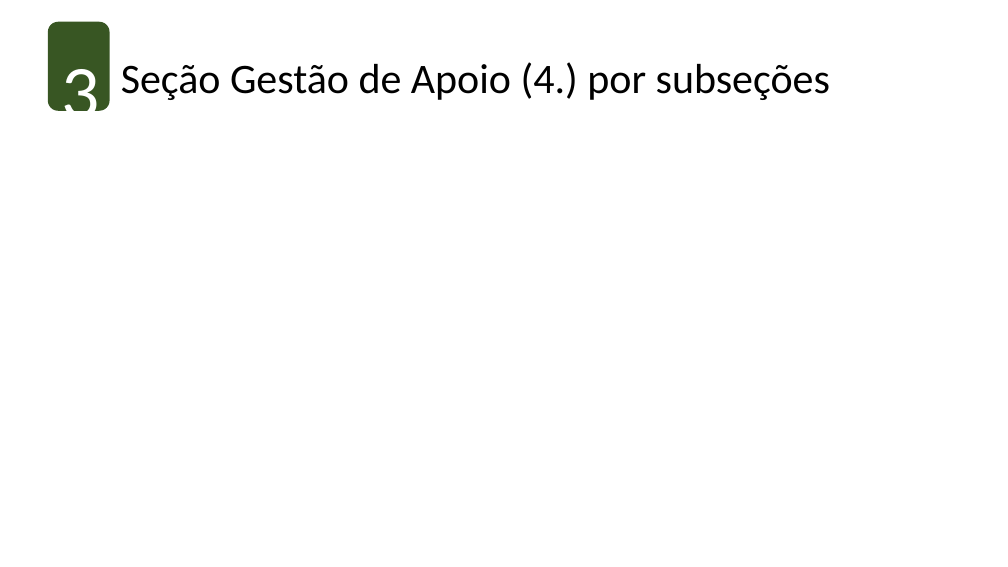
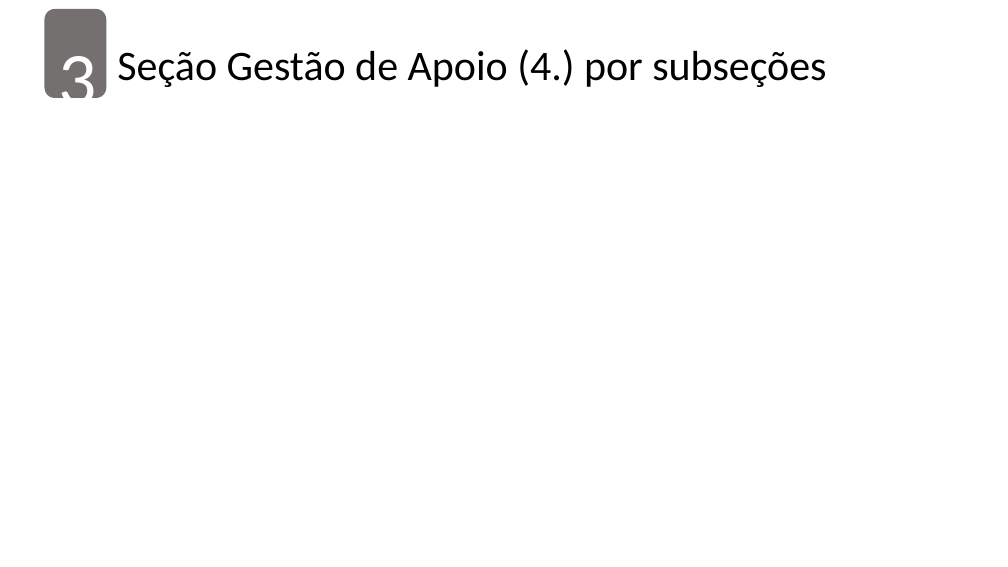
Before and after one commit to gustapfp/dodo, a slide deck: slide 13 of report/helpers/template-ona-report.pptx (slide 9 before the commit). Drawn at 1008x567 pixels with LibreOffice and Linux fonts; fonts in the diff are those of the drawing; background and template pictures are left out. Boxes give left, top, right and bottom in pixels: in the first picture for what was removed or moved away, otherwise in the second. Text is boxed around its words. In the diff, an @@ line names an element or a change of style, - is before the commit and + after.

```diff
--- a/report/helpers/template-ona-report.pptx
+++ b/report/helpers/template-ona-report.pptx
@@ 2 texts, 1 rounded rectangle moved together from (x1=48, y1=22, x2=830, y2=136) to (x1=45, y1=9, x2=826, y2=123) @@
@@ rounded rectangle at (x1=45, y1=9, x2=107, y2=98): fill #385623 to #757070 @@
```
Also in this commit, not shown: 7 other slides changed, 5 slides added, 5 other files.
